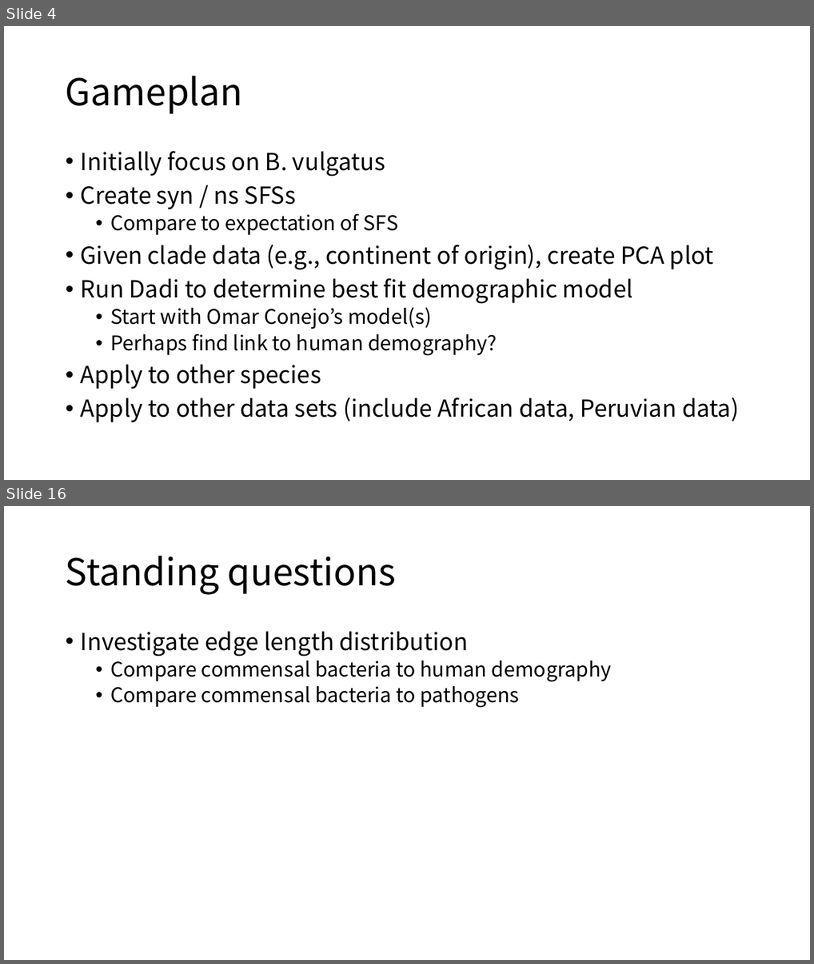
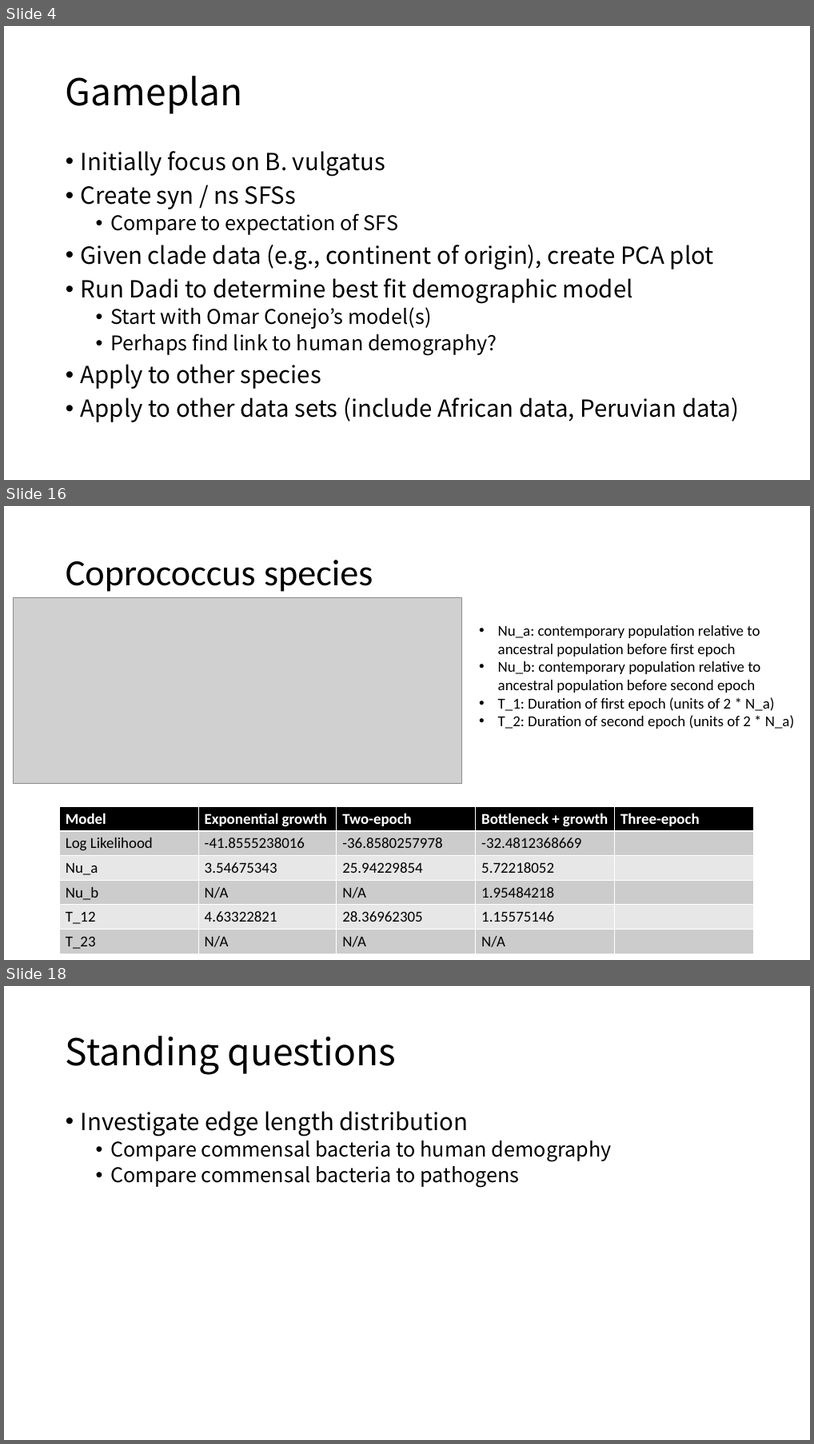
Before and after one commit to jon-mah/demo_for_ccgb, a slide deck: Summary/20210217_demo_for_ccgb_rotation_update.pptx. Shown one above the other, each under a label of ours: slides 4 and 16 before the commit, slides 4, 16 and 18 after it; the slides between them are not shown. The pictures are 814x964 and 814x1444 pixels, drawn with LibreOffice and Linux fonts; fonts in the diff are those of the drawing; grey boxes stand for pictures. Boxes give left, top, right and bottom in pixels: in the first picture for what was removed or moved away, otherwise in the second. Text is boxed around its words. In the diff, an @@ line names an element or a change of style, - is before the commit and + after.

```diff
--- a/Summary/20210217_demo_for_ccgb_rotation_update.pptx
+++ b/Summary/20210217_demo_for_ccgb_rotation_update.pptx
@@ slide 16 added at (4,506,810,960), background #FFFFFF @@
@@ title added at (66,560,373,592), 44 pt, text #000000 @@
+Coprococcus species
@@ picture added at (13,597,462,783) @@
@@ text added at (498,625,794,728), 18 pt, text #000000 @@
+• Nu_a: contemporary population relative to ancestral population before first epoch
+• Nu_b: contemporary population relative to ancestral population before second epoch
+• T_1: Duration of first epoch (units of 2 * N_a)
+• T_2: Duration of second epoch (units of 2 * N_a)
@@ table added at (60,806,754,953), 6 rows, 5 columns @@
+Model | Exponential growth | Two-epoch | Bottleneck + growth | Three-epoch
+Log Likelihood | -41.8555238016 | -36.8580257978 | -32.4812368669 | 
+Nu_a | 3.54675343 | 25.94229854 | 5.72218052 | 
+Nu_b | N/A | N/A | 1.95484218 | 
+T_12 | 4.63322821 | 28.36962305 | 1.15575146 | 
+T_23 | N/A | N/A | N/A | 
@@ what was slide 16 is now slide 18 @@
```
Also in this commit, not shown: 1 slide changed, 12 other slides added, 11 slides removed, 1 other file.
